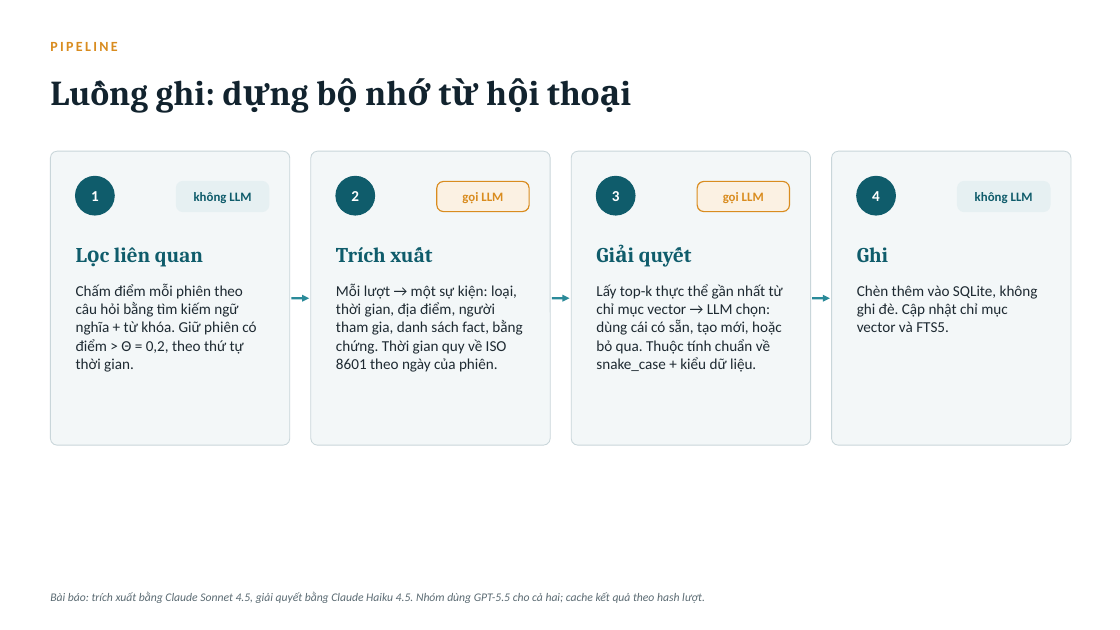
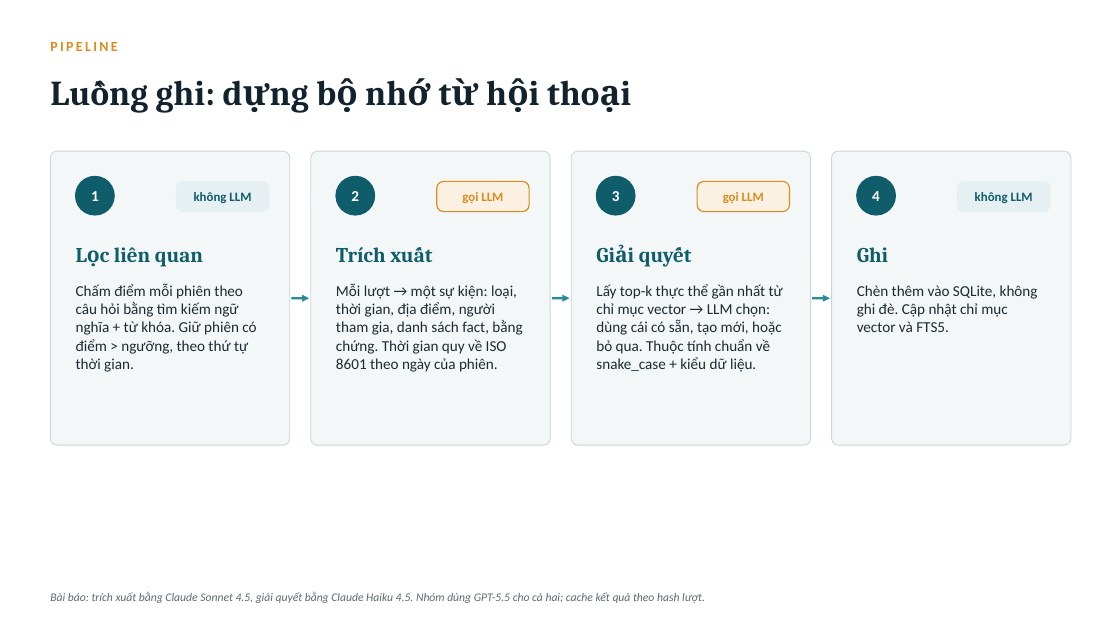
Before and after one commit to Phongdzfk/Samsung-Agent, a slide deck: slide 10 of Tuan 3/bao-cao-tuan3-apex-mem.pptx. Drawn at 1120x630 pixels with LibreOffice and Linux fonts; fonts in the diff are those of the drawing. Boxes give left, top, right and bottom in pixels: in the first picture for what was removed or moved away, otherwise in the second. Text is boxed around its words. In the diff, an @@ line names an element or a change of style, - is before the commit and + after.

```diff
--- a/Tuan 3/bao-cao-tuan3-apex-mem.pptx
+++ b/Tuan 3/bao-cao-tuan3-apex-mem.pptx
@@ text at (76,283,256,372): text changed @@
-Chấm điểm mỗi phiên theo câu hỏi bằng tìm kiếm ngữ nghĩa + từ khóa. Giữ phiên có điểm > Θ = 0,2, theo thứ tự thời gian.
+Chấm điểm mỗi phiên theo câu hỏi bằng tìm kiếm ngữ nghĩa + từ khóa. Giữ phiên có điểm > ngưỡng, theo thứ tự thời gian.
```
Also in this commit, not shown: 8 other slides changed, 4 slides removed.
